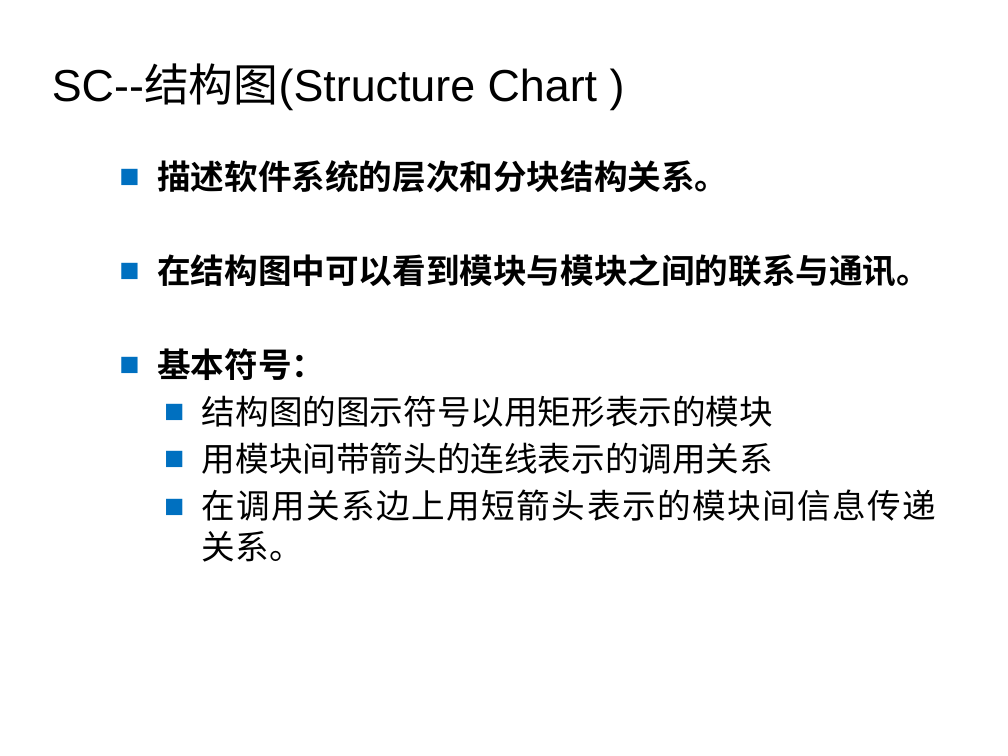
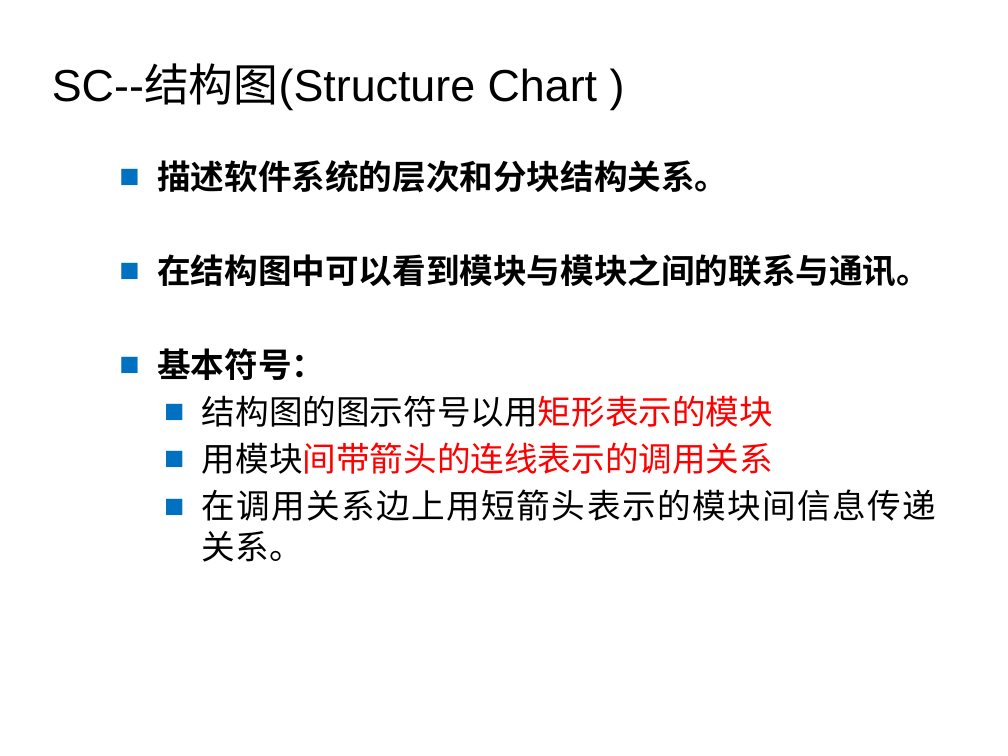
Before and after one commit to geekhch/homework, a slide deck: slide 101 of 软件工程/ppt/7.pptx. Drawn at 1008x756 pixels with LibreOffice and Linux fonts; fonts in the diff are those of the drawing; background and template pictures are left out. Boxes give left, top, right and bottom in pixels: in the first picture for what was removed or moved away, otherwise in the second. Text is boxed around its words. In the diff, an @@ line names an element or a change of style, - is before the commit and + after.

```diff
--- a/软件工程/ppt/7.pptx
+++ b/软件工程/ppt/7.pptx
@@ text at box(202, 395, 773, 474): text colour #000000 to #FF0000 in "结构图的图示符号以用矩形表示的模块", "用模块间带箭头的连线表示的调用关系" @@
```
Also in this commit, not shown: 1 other slide changed, 30 other files.
